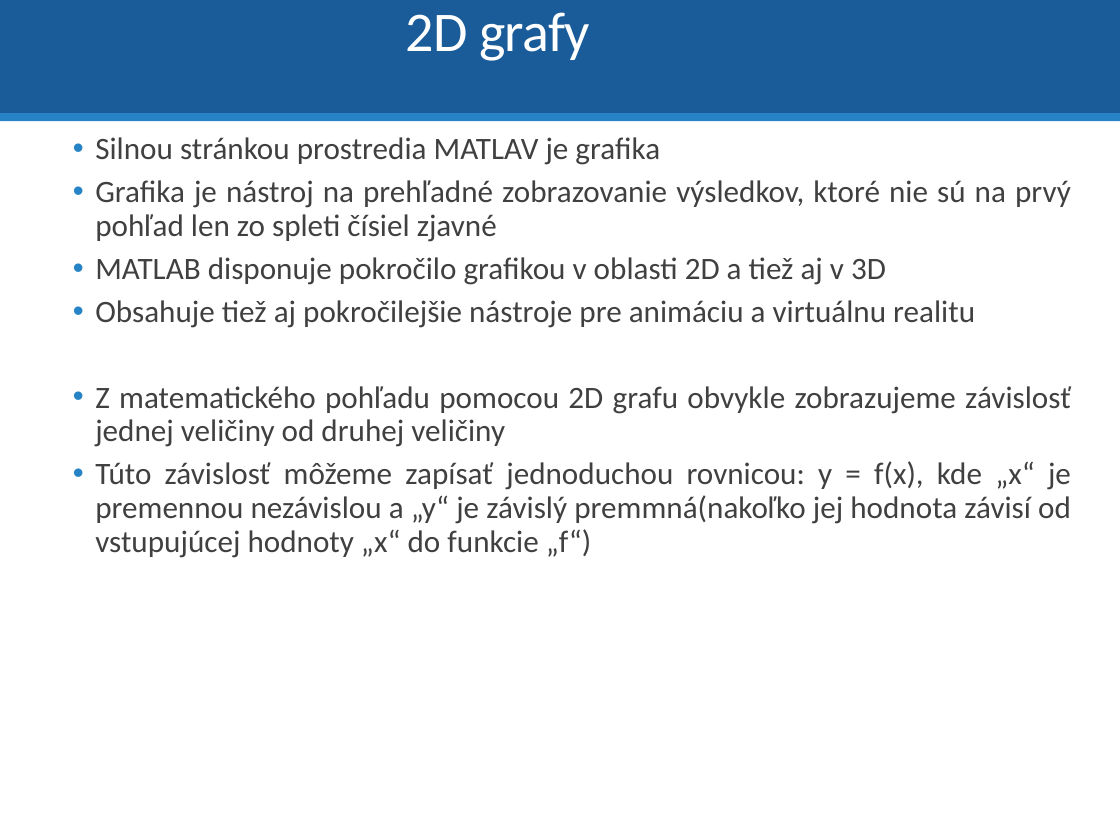
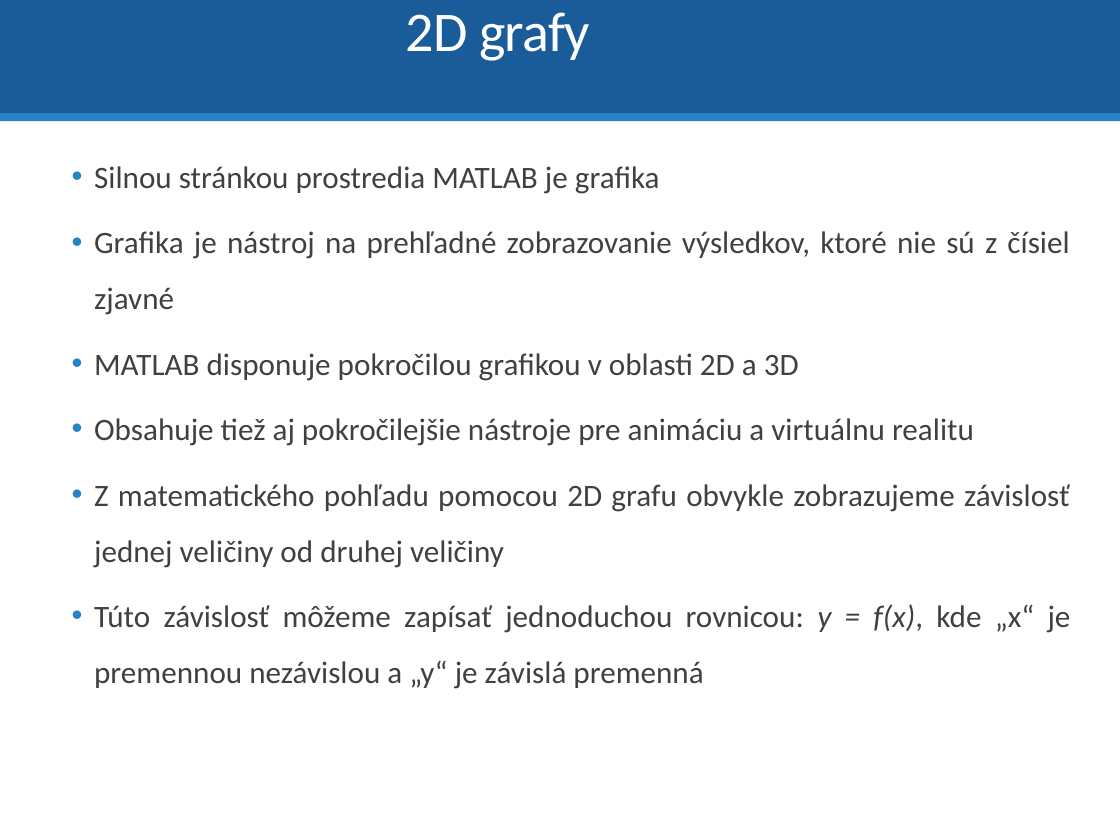
Before and after one commit to dodekm/TeamProjektKybernetika, a slide deck: slide 27 of Nove prednasky/P0_Opakovanie_Matlab_Simulink.pptx (slide 22 before the commit). Drawn at 1120x840 pixels with LibreOffice and Linux fonts; fonts in the diff are those of the drawing. Boxes give left, top, right and bottom in pixels: in the first picture for what was removed or moved away, otherwise in the second. Text is boxed around its words. In the diff, an @@ line names an element or a change of style, - is before the commit and + after.

```diff
--- a/Nove prednasky/P0_Opakovanie_Matlab_Simulink.pptx
+++ b/Nove prednasky/P0_Opakovanie_Matlab_Simulink.pptx
@@ text at <box>94,166,1069,381</box>: text changed @@
-  • Silnou stránkou prostredia MATLAV je grafika
-  • Grafika je nástroj na prehľadné zobrazovanie výsledkov, ktoré nie sú na prvý pohľad len zo spleti čísiel zjavné
-  • MATLAB disponuje pokročilo grafikou v oblasti 2D a tiež aj v 3D
+  • Silnou stránkou prostredia MATLAB je grafika
+  • Grafika je nástroj na prehľadné zobrazovanie výsledkov, ktoré nie sú z čísiel zjavné
+  • MATLAB disponuje pokročilou grafikou v oblasti 2D a 3D
@@ text at <box>94,418,1070,568</box>: line spacing 0.9 to 1.5 @@
@@ text at <box>94,604,1071,689</box>: text changed @@
-  • Túto závislosť môžeme zapísať jednoduchou rovnicou: y = f(x), kde „x“ je premennou nezávislou a „y“ je závislý premmná(nakoľko jej hodnota závisí od vstupujúcej hodnoty „x“ do funkcie „f“)
+  • Túto závislosť môžeme zapísať jednoduchou rovnicou: y = f(x), kde „x“ je premennou nezávislou a „y“ je závislá premenná
```
Also in this commit, not shown: 28 other slides changed, 8 slides added, 4 slides removed, 1 other file.
